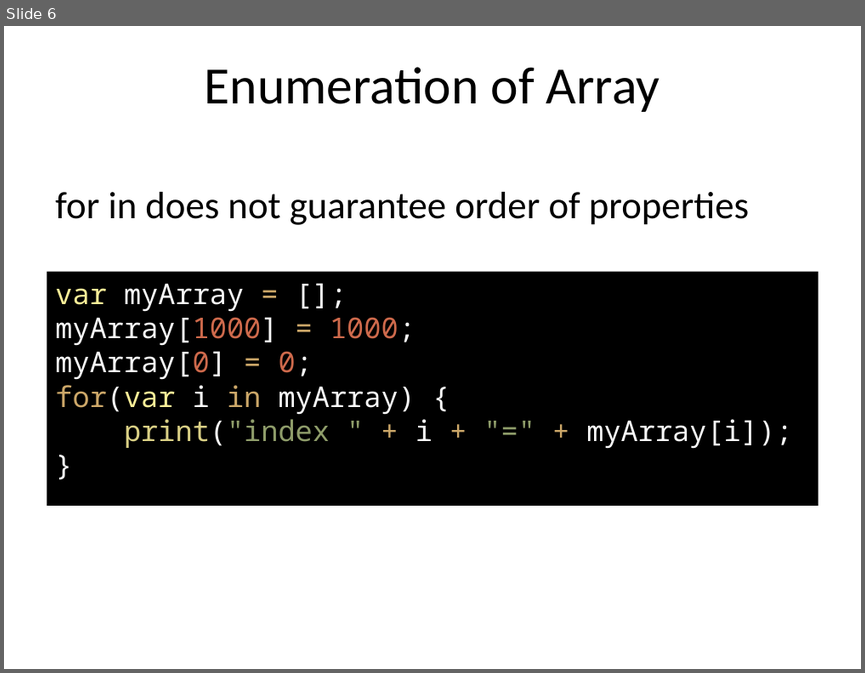
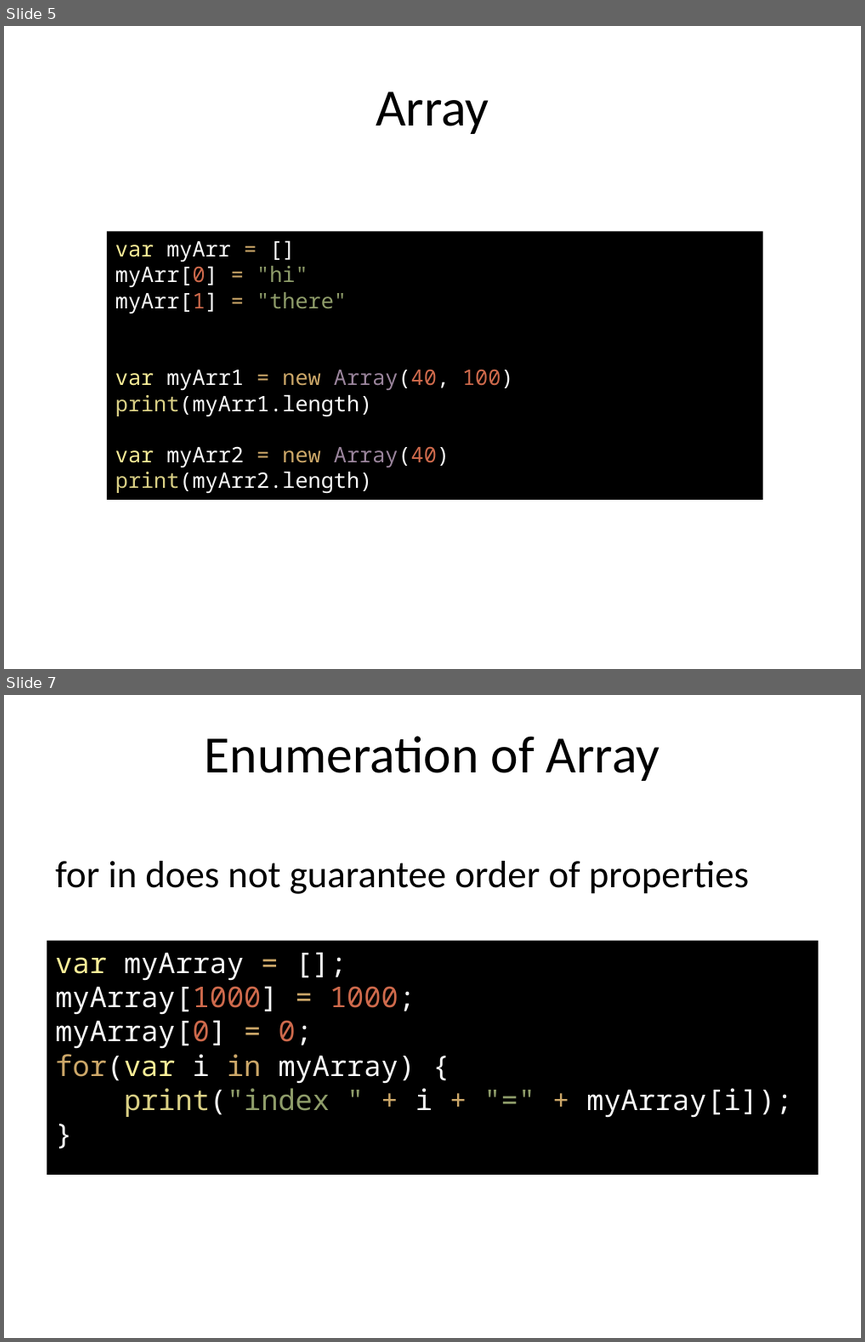
Before and after one commit to rajeshcs/jstalk, a slide deck: JavascriptDS.pptx. Shown one above the other, each under a label of ours: slide 6 before the commit, slides 5 and 7 after it; the slides between them are not shown. The pictures are 865x673 and 865x1342 pixels, drawn with LibreOffice and Linux fonts; fonts in the diff are those of the drawing. Boxes give left, top, right and bottom in pixels: in the first picture for what was removed or moved away, otherwise in the second. Text is boxed around its words. In the diff, an @@ line names an element or a change of style, - is before the commit and + after.

```diff
--- a/JavascriptDS.pptx
+++ b/JavascriptDS.pptx
@@ slide 5 added at <box>4,26,861,669</box>, background #FFFFFF @@
@@ title added at <box>375,91,489,134</box>, 44 pt, text #000000 @@
+Array
@@ rectangle added at <box>107,231,763,499</box>, fill #000000, 18 pt, text #F8F8F8 @@
+var myArr = []
+myArr[0] = "hi"
+myArr[1] = "there"
+var myArr1 = new Array(40, 100)
+print(myArr1.length)
+var myArr2 = new Array(40)
+print(myArr2.length)
@@ what was slide 6 is now slide 7 @@
```
Also in this commit, not shown: 6 slides changed, 4 other slides added, 2 other files.
